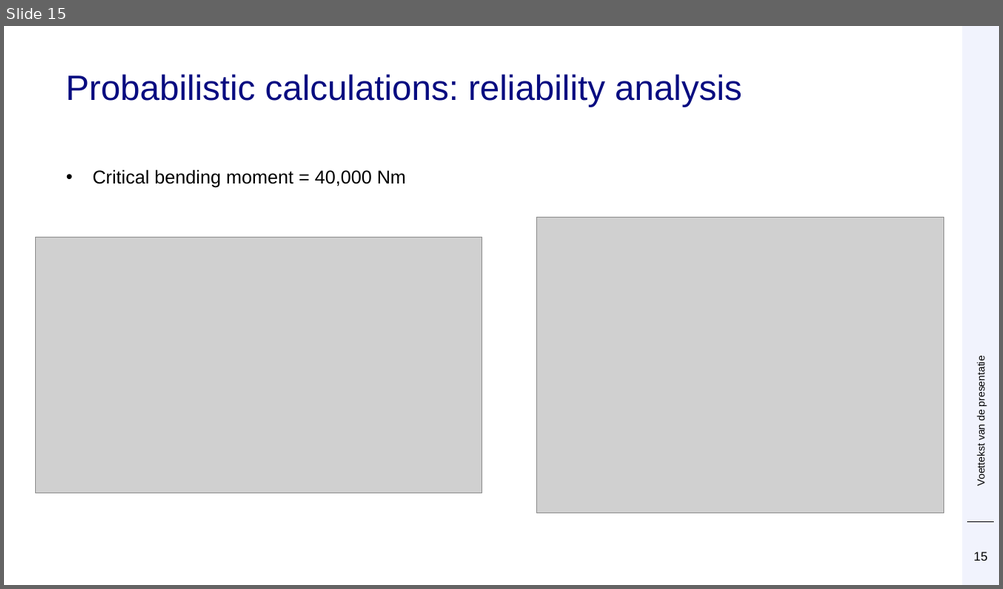
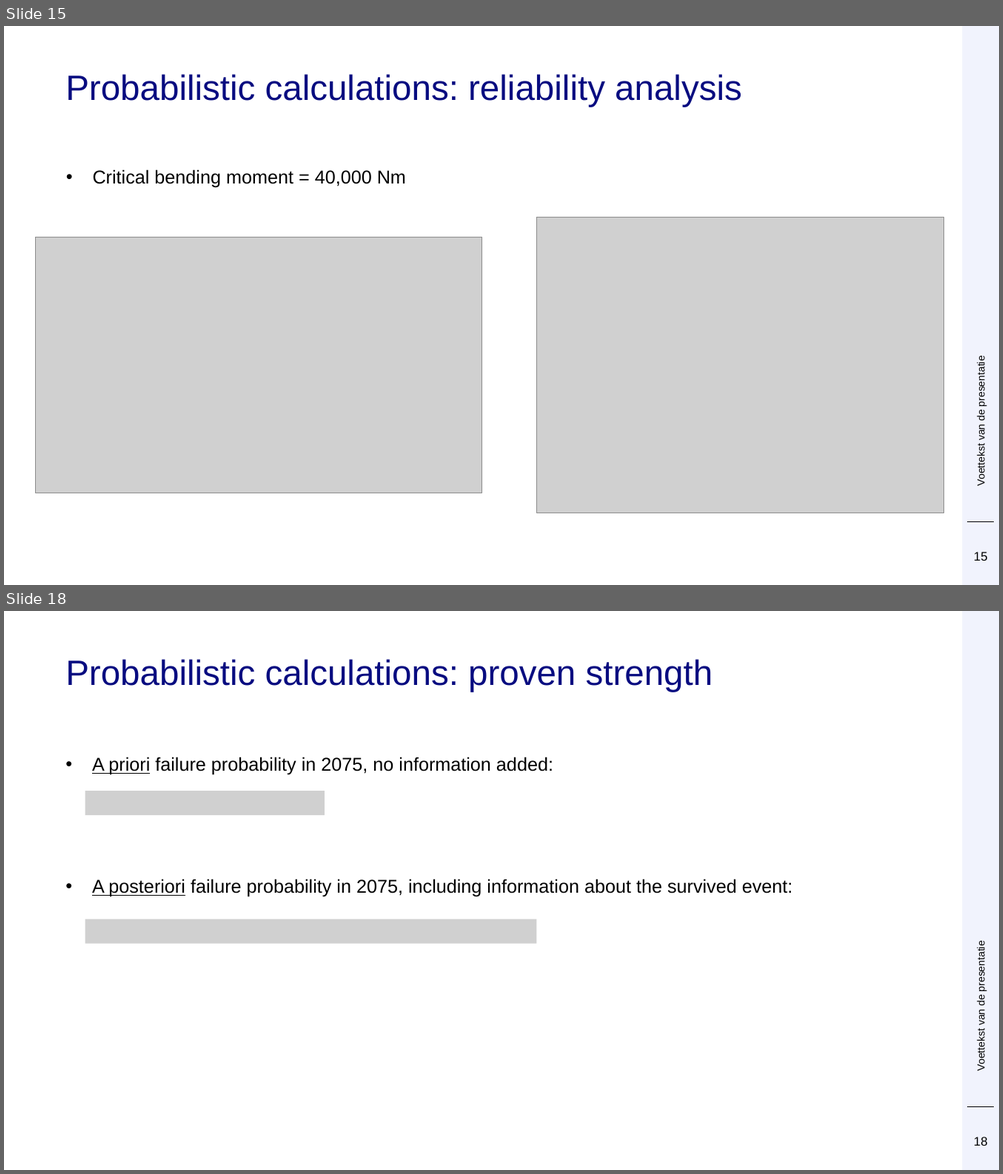
Before and after one commit to Deltares/ProbabilisticLibrary, a slide deck: sources/Deltares.Probabilistic.PWrapper.Examples/kratos/Prob Kratos DSD.pptx. Shown one above the other, each under a label of ours: slide 15 before the commit, slides 15 and 18 after it; the slides between them are not shown. The pictures are 1003x589 and 1003x1174 pixels, drawn with LibreOffice and Linux fonts; fonts in the diff are those of the drawing; grey boxes stand for pictures; background and template pictures are left out. Boxes give left, top, right and bottom in pixels: in the first picture for what was removed or moved away, otherwise in the second. Text is boxed around its words. In the diff, an @@ line names an element or a change of style, - is before the commit and + after.

```diff
--- a/sources/Deltares.Probabilistic.PWrapper.Examples/kratos/Prob Kratos DSD.pptx
+++ b/sources/Deltares.Probabilistic.PWrapper.Examples/kratos/Prob Kratos DSD.pptx
@@ slide 18 added at bbox=[4, 611, 999, 1170], background #FFFFFF; not listed: 2 template elements that a slide beside it also shows @@
@@ title added at bbox=[65, 659, 713, 692], 34 pt, text #080C80 @@
+Probabilistic calculations: proven strength
@@ text added at bbox=[92, 757, 793, 897], 18 pt, text #000000 @@
+• A priori failure probability in 2075, no information added:
+• A posteriori failure probability in 2075, including information about the survived event:
@@ picture added at bbox=[85, 791, 325, 815] @@
@@ picture added at bbox=[85, 919, 537, 944] @@
@@ text added at bbox=[975, 945, 987, 1071], 10 pt, text #000000 @@
+Voettekst van de presentatie
@@ page number added at bbox=[973, 1137, 987, 1146], 12 pt, text #000000 @@
+18
```
Also in this commit, not shown: 4 slides changed, 1 other slide added, 1 other file.
